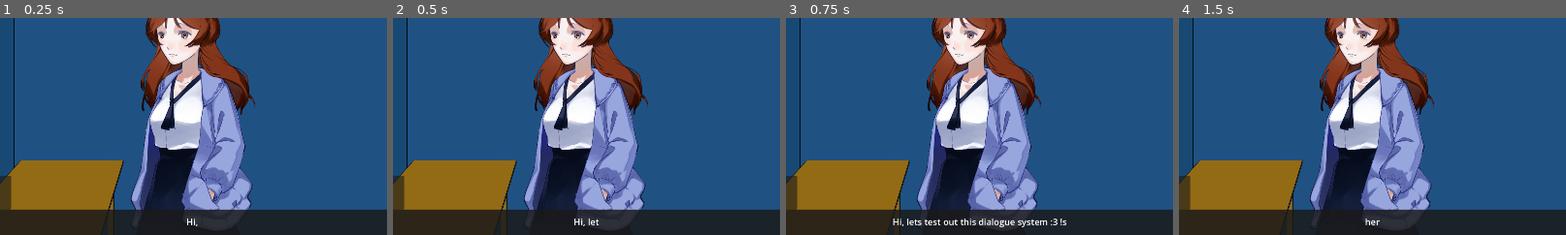
Above: before the commit, frames 1-4 (left to right).
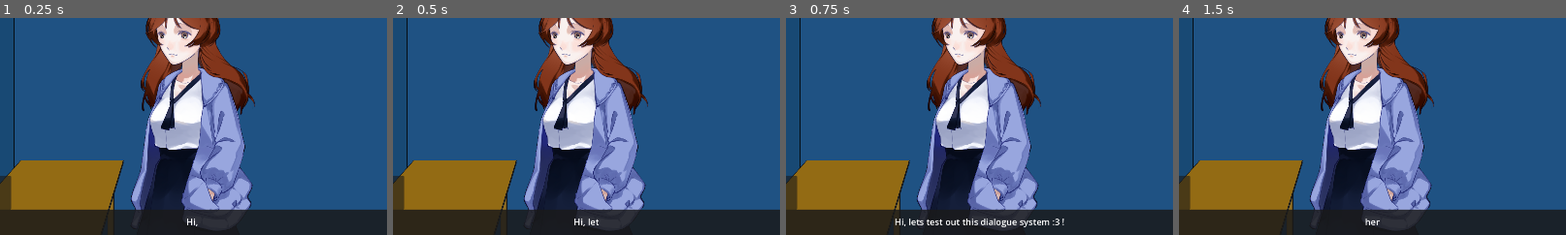
Above: after the commit, the same moments.

Repository: IIIIDizzleIIII/GodotDialogueTool
Game: Godot game, scene res://Manager.tscn
Same seed, same stepped clock (60 frames per second), same inputs: the game is played once before the commit and once after it.
Inputs (mouse positions are % of the whole screen's width and height, from its top left):
- Up to frame 1 (0.25 s): no input
- Up to frame 2 (0.5 s): no input
- Up to frame 3 (0.75 s): click (50, 49) at 0.5 s
- Up to frame 4 (1.5 s): click (50, 49) at 1.25 s
The pictures show only the part of the screen within x 25-75%, y 21-71%; the shares and areas given below are measured in that part.

Frames 1-2 are identical in both runs. In frame 3, 0.9% of the frame differs, in the area x 27-73%, y 92-97%; in frame 4, nothing differs.

Commit message:
Fix Typewriter Bug

Diff:
--- a/DialogueSystem/DialogueSystem.gd
+++ b/DialogueSystem/DialogueSystem.gd
@@ -70,6 +70,8 @@
 			break
 		elif current_dialogue.next_node:
 			current_dialogue = current_dialogue.next_node
+		else:
+			get_tree().quit()
 
 func StartDialogueChoice(dialogue_event:DialogueEvent):
 	choices_menu.visible = true
@@ -78,7 +80,7 @@
 		new_button.text = i.ChoiceDialogue
 
 		if i.NextScene:
-			printerr("HELPPPPP")
+			Autoloaded.LoadNewScene.emit(i.NextScene)
 		else:
 			new_button.pressed.connect(func():EndDialogueChoice(i.NextEvent))
 
@@ -121,6 +123,7 @@
 	typewriter.Typewrite()
 
 func EndTypewriter():
+	typewriter.kill = true
 	typewriter.queue_free()
 	dialogue_box.text = current_dialogue.dialogue
 	typewriter_ended.emit()
--- a/DialogueSystem/Typewriter.gd
+++ b/DialogueSystem/Typewriter.gd
@@ -5,11 +5,15 @@
 var short_delay:float = .07
 var long_delay:float = .15
 
+var kill:bool = false
+
 signal completed
 
 func Typewrite():
 	var parent = get_parent()
 	for i in dialogue:
+		if kill == true:
+			break
 		parent.text = parent.text + i
 		if i in [".","?","!"]:
 			await get_tree().create_timer(long_delay).timeout
